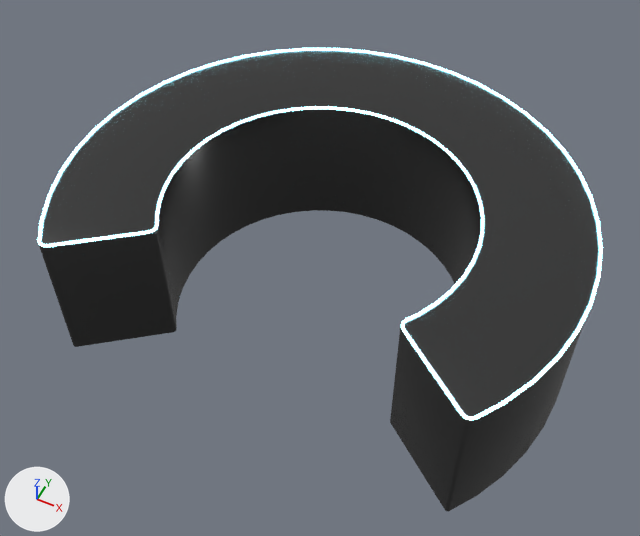
What one commit did to the Blender file Blender/BlendFiles/Table.blend.
The view is the same before and after, from a camera (50 mm lens) standing at (1.76, -3.52, 4.85) and looking at (-0.03, 0.06, 0.38). Every picture has the same lights, and +X, +Y and +Z are marked at lower left. The same objects are shown in both versions, whatever each file hides.
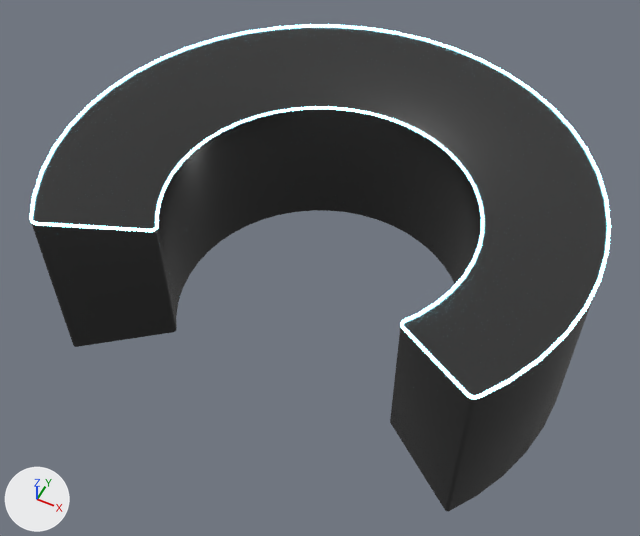
Changed parts and their boxes (x1, y1, x2, y2) in the pictures (640 x 536 px):
'Plane', reshaped: before (40, 50, 599, 511); after (32, 27, 607, 511)
'Plane.001', reshaped: before (38, 48, 603, 421); after (29, 24, 611, 399)

Edits to the bpy script that builds the scene:
```text
Change me_plane:
    remove me_plane.from_pydata(...)  # 140 vertices, 138 faces; spans x -1.7..1.7, y -1.03..1.7, z -0.01..1.0
    add me_plane.from_pydata(...)  # 140 vertices, 138 faces; spans x -1.7..1.7, y -1.03..1.7, z -0.01..1.2
    me_plane part 1: 35 of the vertices in x -1.7..1.7, y -1.03..1.7, z 1.0 are moved by (0.0, 0.0, 0.2)
Change cu_plane_001:
    where _sp = cu_plane_001.splines.new('POLY'); _sp.points.add(81)
    remove _sp.points.foreach_set('co', [0.866, -0.5, 1.0, 0.0, 0.924, -0.383, 1.0, 0.0, 0.966, -0.259, 1.0, 0.0, 0.991, -0.131, 1.0, 0.0, 1.0, 0.0, 1.0, 0.0, 0.991, 0.131, 1.0, 0.0, 0.966, 0.259, 1.0, 0.0, 0.924, 0.383, 1.0, 0.0, 0.866, 0.5, 1.0, 0.0, 0.793, 0.609, 1.0, 0.0, 0.707, 0.707, 1.0, 0.0, 0.609, 0.793, 1.0, 0.0, 0.5, 0.866, 1.0, 0.0, 0.383, 0.924, 1.0, 0.0, 0.259, 0.966, 1.0, 0.0, 0.131, 0.991, 1.0, 0.0, 0.0, 1.0, 1.0, 0.0, -0.131, 0.991, 1.0, 0.0, -0.259, 0.966, 1.0, 0.0, -0.383, 0.924, 1.0, 0.0, -0.5, 0.866, 1.0, 0.0, -0.609, 0.793, 1.0, 0.0, -0.707, 0.707, 1.0, 0.0, -0.793, 0.609, 1.0, 0.0, -0.866, 0.5, 1.0, 0.0, -0.924, 0.383, 1.0, 0.0, -0.966, 0.259, 1.0, 0.0, -0.991, 0.131, 1.0, 0.0, -1.0, 0.0, 1.0, 0.0, -0.991, -0.131, 1.0, 0.0, -0.966, -0.259, 1.0, 0.0, -0.924, -0.383, 1.0, 0.0, -0.866, -0.5, 1.0, 0.0, -0.822, -0.566, 1.0, 0.0, -0.813, -0.592, 1.0, 0.0, -0.817, -0.619, 1.0, 0.0, -0.834, -0.64, 1.0, 0.0, -1.308, -1.004, 1.0, 0.0, -1.332, -1.014, 1.0, 0.0, -1.357, -1.009, 1.0, 0.0, -1.377, -0.992, 1.0, 0.0, -1.472, -0.85, 1.0, 0.0, -1.571, -0.651, 1.0, 0.0, -1.642, -0.44, 1.0, 0.0, -1.685, -0.222, 1.0, 0.0, -1.7, 0.0, 1.0, 0.0, -1.685, 0.222, 1.0, 0.0, -1.642, 0.44, 1.0, 0.0, -1.571, 0.651, 1.0, 0.0, -1.472, 0.85, 1.0, 0.0, -1.349, 1.035, 1.0, 0.0, -1.202, 1.202, 1.0, 0.0, -1.035, 1.349, 1.0, 0.0, -0.85, 1.472, 1.0, 0.0, -0.651, 1.571, 1.0, 0.0, -0.44, 1.642, 1.0, 0.0, -0.222, 1.685, 1.0, 0.0, 0.0, 1.7, 1.0, 0.0, 0.222, 1.685, 1.0, 0.0, 0.44, 1.642, 1.0, 0.0, 0.651, 1.571, 1.0, 0.0, 0.85, 1.472, 1.0, 0.0, 1.035, 1.349, 1.0, 0.0, 1.202, 1.202, 1.0, 0.0, 1.349, 1.035, 1.0, 0.0, 1.472, 0.85, 1.0, 0.0, 1.571, 0.651, 1.0, 0.0, 1.642, 0.44, 1.0, 0.0, 1.685, 0.222, 1.0, 0.0, 1.7, 0.0, 1.0, 0.0, 1.685, -0.222, 1.0, 0.0, 1.642, -0.44, 1.0, 0.0, 1.571, -0.651, 1.0, 0.0, 1.472, -0.85, 1.0, 0.0, 1.377, -0.992, 1.0, 0.0, 1.357, -1.009, 1.0, 0.0, 1.332, -1.014, 1.0, 0.0, 1.308, -1.004, 1.0, 0.0, 0.834, -0.64, 1.0, 0.0, 0.817, -0.619, 1.0, 0.0, 0.813, -0.592, 1.0, 0.0, 0.822, -0.566, 1.0, 0.0])
    add _sp.points.foreach_set('co', [0.866, -0.5, 1.0, 0.0, 0.924, -0.383, 1.0, 0.0, 0.966, -0.259, 1.0, 0.0, 0.991, -0.131, 1.0, 0.0, 1.0, 0.0, 1.0, 0.0, 0.991, 0.131, 1.0, 0.0, 0.966, 0.259, 1.0, 0.0, 0.924, 0.383, 1.0, 0.0, 0.866, 0.5, 1.0, 0.0, 0.793, 0.609, 1.0, 0.0, 0.707, 0.707, 1.0, 0.0, 0.609, 0.793, 1.0, 0.0, 0.5, 0.866, 1.0, 0.0, 0.383, 0.924, 1.0, 0.0, 0.259, 0.966, 1.0, 0.0, 0.131, 0.991, 1.0, 0.0, 0.0, 1.0, 1.0, 0.0, -0.131, 0.991, 1.0, 0.0, -0.259, 0.966, 1.0, 0.0, -0.383, 0.924, 1.0, 0.0, -0.5, 0.866, 1.0, 0.0, -0.609, 0.793, 1.0, 0.0, -0.707, 0.707, 1.0, 0.0, -0.793, 0.609, 1.0, 0.0, -0.866, 0.5, 1.0, 0.0, -0.924, 0.383, 1.0, 0.0, -0.966, 0.259, 1.0, 0.0, -0.991, 0.131, 1.0, 0.0, -1.0, 0.0, 1.0, 0.0, -0.991, -0.131, 1.0, 0.0, -0.966, -0.259, 1.0, 0.0, -0.924, -0.383, 1.0, 0.0, -0.866, -0.5, 1.0, 0.0, -0.816, -0.576, 1.0, 0.0, -0.809, -0.595, 1.001, 0.0, -0.812, -0.616, 1.005, 0.0, -0.824, -0.632, 1.011, 0.0, -1.318, -1.011, 1.189, 0.0, -1.336, -1.019, 1.195, 0.0, -1.356, -1.015, 1.199, 0.0, -1.371, -1.002, 1.2, 0.0, -1.472, -0.85, 1.2, 0.0, -1.571, -0.651, 1.2, 0.0, -1.642, -0.44, 1.2, 0.0, -1.685, -0.222, 1.2, 0.0, -1.7, 0.0, 1.2, 0.0, -1.685, 0.222, 1.2, 0.0, -1.642, 0.44, 1.2, 0.0, -1.571, 0.651, 1.2, 0.0, -1.472, 0.85, 1.2, 0.0, -1.349, 1.035, 1.2, 0.0, -1.202, 1.202, 1.2, 0.0, -1.035, 1.349, 1.2, 0.0, -0.85, 1.472, 1.2, 0.0, -0.651, 1.571, 1.2, 0.0, -0.44, 1.642, 1.2, 0.0, -0.222, 1.685, 1.2, 0.0, 0.0, 1.7, 1.2, 0.0, 0.222, 1.685, 1.2, 0.0, 0.44, 1.642, 1.2, 0.0, 0.651, 1.571, 1.2, 0.0, 0.85, 1.472, 1.2, 0.0, 1.035, 1.349, 1.2, 0.0, 1.202, 1.202, 1.2, 0.0, 1.349, 1.035, 1.2, 0.0, 1.472, 0.85, 1.2, 0.0, 1.571, 0.651, 1.2, 0.0, 1.642, 0.44, 1.2, 0.0, 1.685, 0.222, 1.2, 0.0, 1.7, 0.0, 1.2, 0.0, 1.685, -0.222, 1.2, 0.0, 1.642, -0.44, 1.2, 0.0, 1.571, -0.651, 1.2, 0.0, 1.472, -0.85, 1.2, 0.0, 1.371, -1.002, 1.2, 0.0, 1.356, -1.015, 1.199, 0.0, 1.336, -1.019, 1.195, 0.0, 1.318, -1.011, 1.189, 0.0, 0.824, -0.632, 1.011, 0.0, 0.812, -0.616, 1.005, 0.0, 0.809, -0.595, 1.001, 0.0, 0.816, -0.576, 1.0, 0.0])
```
